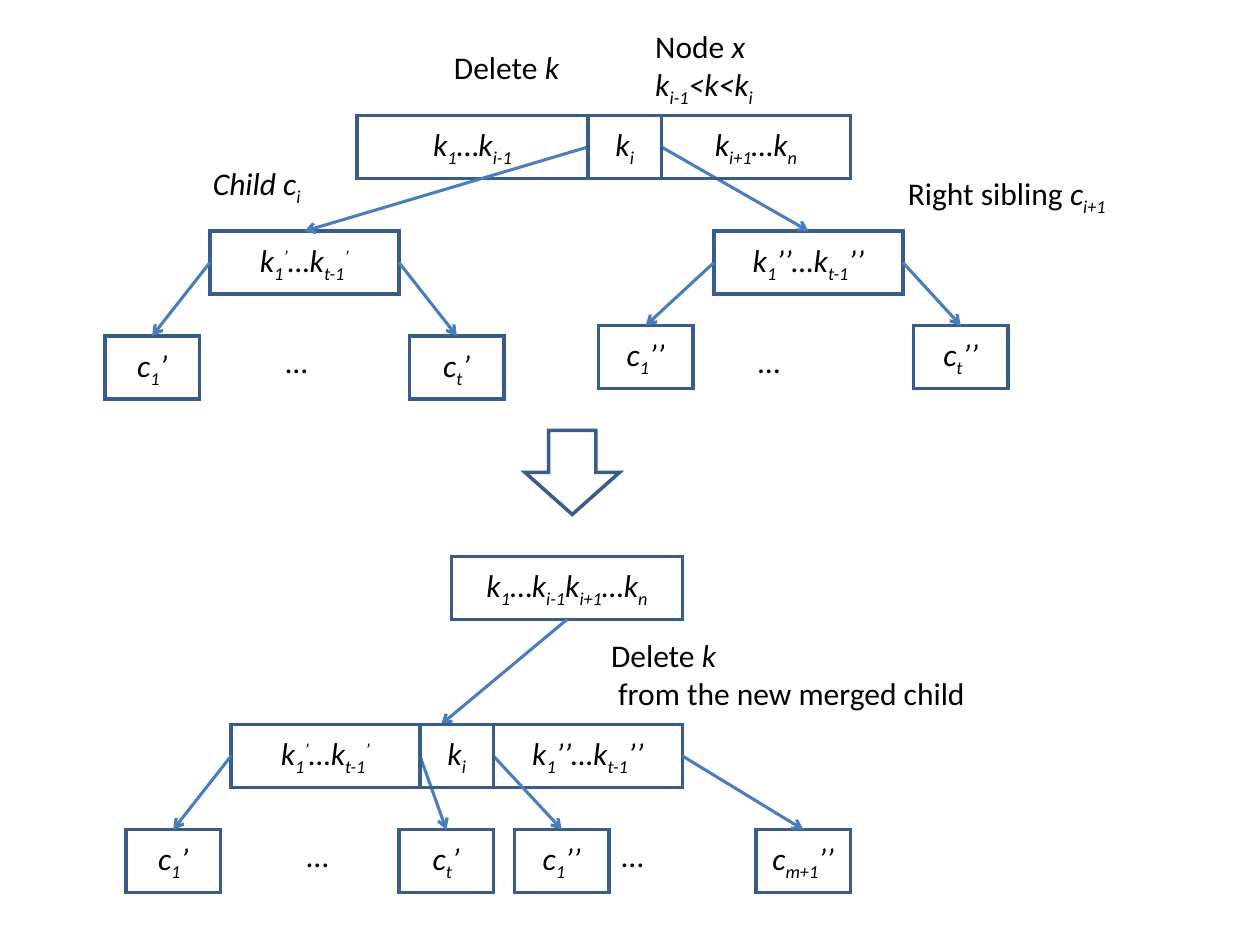
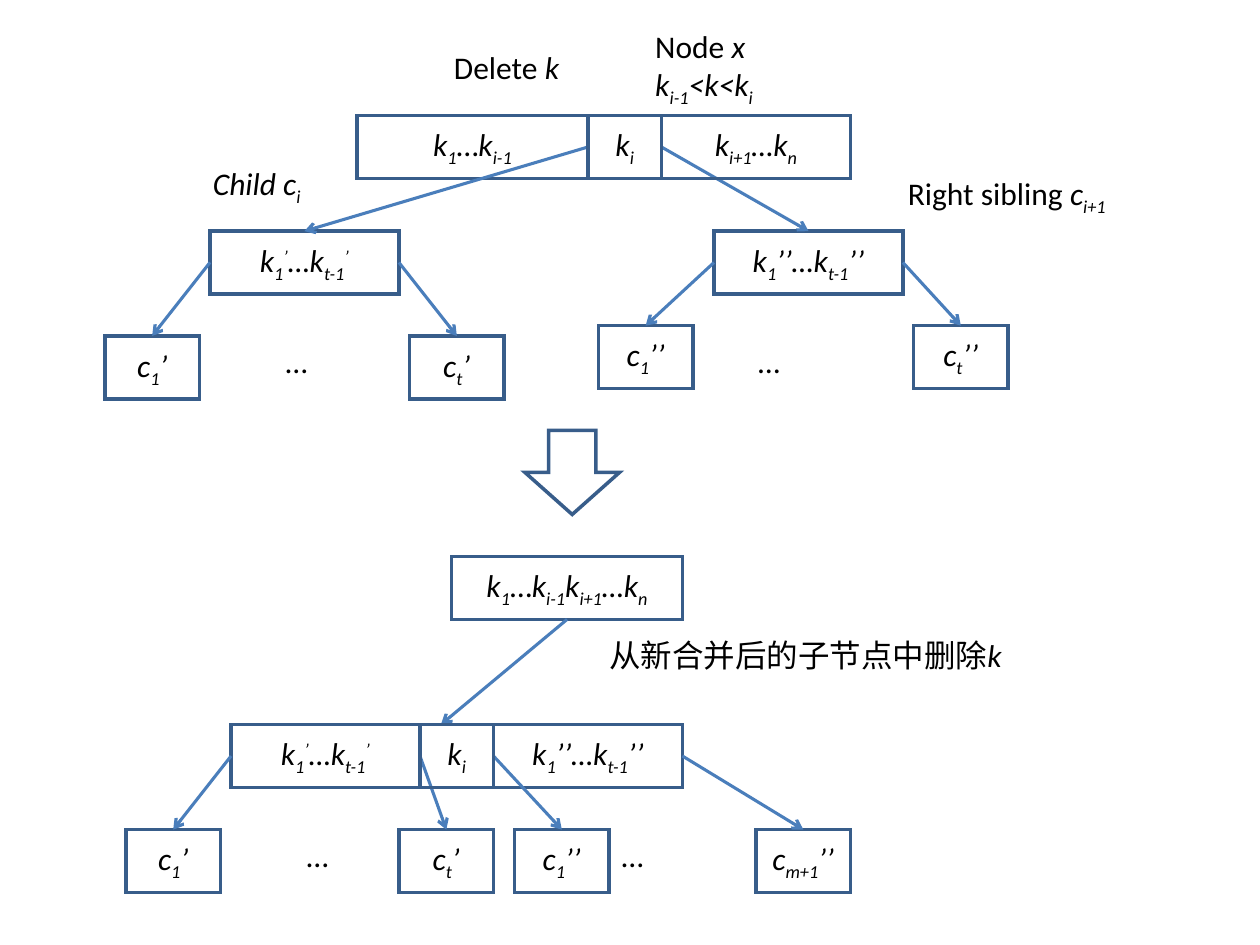
Before and after one commit to liuxinyu95/AlgoXY, a slide deck: slide 2 of datastruct/tree/B-tree/img/btree-del-case3.ppt. Drawn at 1260x945 pixels with LibreOffice and Linux fonts; fonts in the diff are those of the drawing. Boxes give left, top, right and bottom in pixels: in the first picture for what was removed or moved away, otherwise in the second. Text is boxed around its words. In the diff, an @@ line names an element or a change of style, - is before the commit and + after.

```diff
--- a/datastruct/tree/B-tree/img/btree-del-case3.ppt
+++ b/datastruct/tree/B-tree/img/btree-del-case3.ppt
@@ text at [609, 640, 1001, 670]: text changed @@
-Delete k
-from the new merged child
+从新合并后的子节点中删除k
```
Also in this commit, not shown: 7 other files.
